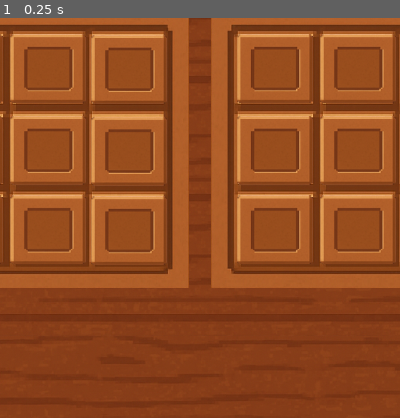
Above: before the commit, frame 1.
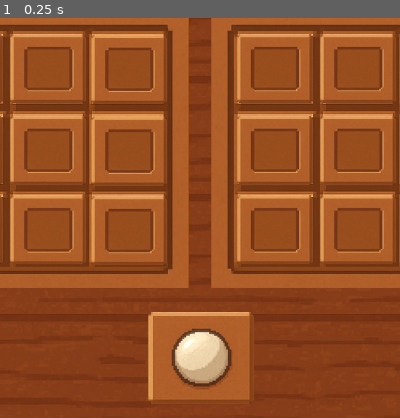
Above: after the commit, the same moment.

Repository: alonn201/Pentago
Game: Godot game, scene res://Scenes/pentago.tscn
Two runs of this game, one before a commit and one after it. Both use one fixed random seed, a clock stepped at 60 frames per second and the inputs below. This scene is started directly instead of the project's main scene.
Inputs:
- Up to frame 1 (0.25 s): no input
The pictures show only the part of the screen within x 25-75%, y 50-100%; the shares and areas given below are measured in that part.

The runs differ from the first frame. In frame 1, 5.4% of the frame differs, in the area x 37-64%, y 73-97%.

Commit message:
turn signal

Diff:
--- a/Scenes/pentago.tscn
+++ b/Scenes/pentago.tscn
@@ -1,9 +1,13 @@
-[gd_scene load_steps=3 format=3 uid="uid://ceou3yg24ycvq"]
+[gd_scene load_steps=4 format=3 uid="uid://ceou3yg24ycvq"]
 
 [ext_resource type="Script" uid="uid://dmi4nor4jnpmv" path="res://Scripts/pentago.gd" id="1_fqlbw"]
 [ext_resource type="PackedScene" uid="uid://bx1pgshqxdy56" path="res://Scenes/board.tscn" id="1_roxdv"]
+[ext_resource type="PackedScene" uid="uid://drq7rj0sy6v35" path="res://Scenes/cell.tscn" id="3_bdu22"]
 
 [node name="Pentago" type="Node2D"]
 script = ExtResource("1_fqlbw")
 
 [node name="Board" parent="." instance=ExtResource("1_roxdv")]
+
+[node name="CellTurn" parent="." instance=ExtResource("3_bdu22")]
+position = Vector2(400, 740)
--- a/Scripts/pentago.gd
+++ b/Scripts/pentago.gd
@@ -5,8 +5,8 @@
 
 enum TurnState { OTHER, CELLS, TURN }
 
-
 @onready var board = $Board
+@onready var cell_turn: Cell = $CellTurn
 
 var player_turn := Globals.CellType.EMPTY
 var turn_state := TurnState.CELLS
@@ -18,8 +18,12 @@
 	if is_multiplayer_authority():
 		_handle_player_turn_assignment()
 
+func _update_player_turn(turn: Globals.CellType) -> void:
+	player_turn = turn
+	cell_turn.type = player_turn
+
 func _set_player_turn(turn: Globals.CellType) -> void:
-	player_turn = turn
+	_update_player_turn(turn)
 	rpc("rpc_sync_player_turn", player_turn)
 	print("setting player turn: ", Globals.CellType.keys()[Globals.CellType.values().find(player_turn)])
 
@@ -71,7 +75,7 @@
 
 @rpc("any_peer")
 func rpc_sync_player_turn(turn: Globals.CellType) -> void:
-	player_turn = turn
+	_update_player_turn(turn)
 	print("setting player turn: ", Globals.CellType.keys()[Globals.CellType.values().find(player_turn)])
 
 @rpc("any_peer")
